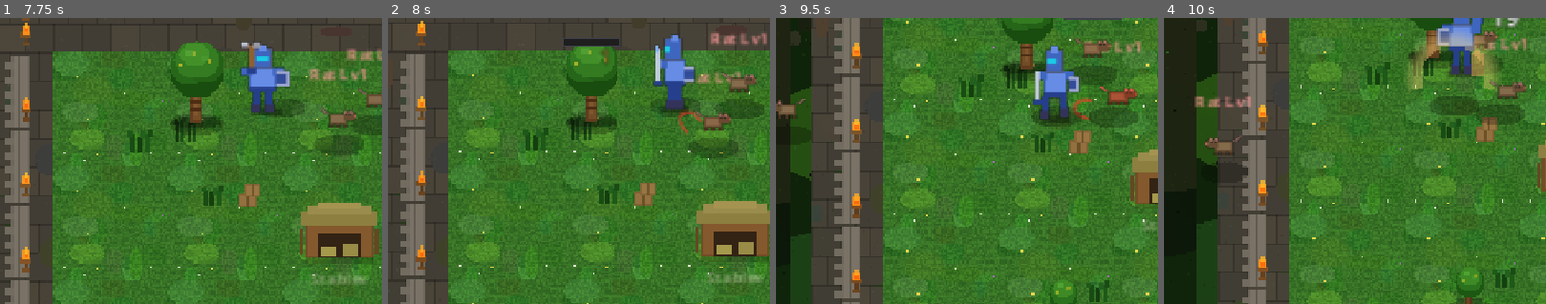
Above: before the commit, frames 1-4 (left to right).
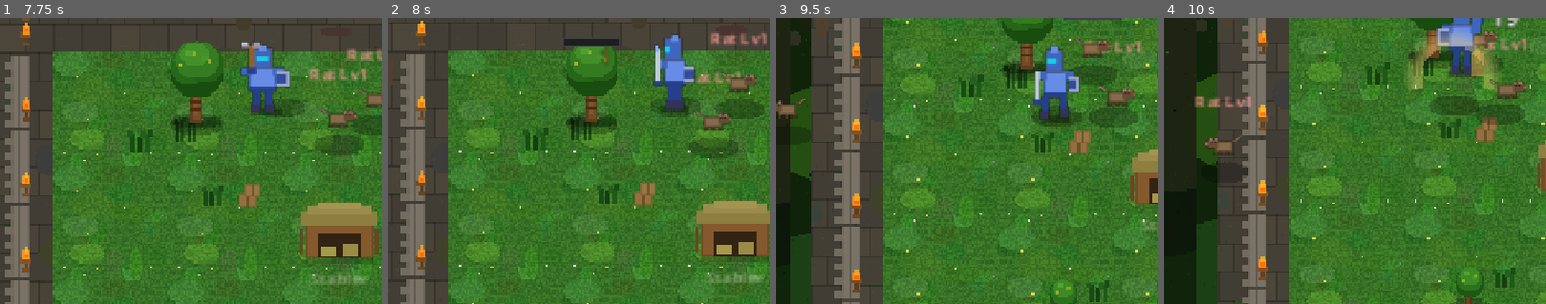
Above: after the commit, the same moments.

Repository: slxny/legends-open-rpg
Game: Godot game, scene res://scenes/main.tscn
Two runs of this game, one before a commit and one after it. Both use one fixed random seed, a clock stepped at 60 frames per second and the inputs below.
Inputs (mouse positions are % of the whole screen's width and height, from its top left):
- Up to frame 1 (7.75 s): tap Enter at 0.5 s; move the mouse to (72, 45) at 0.52 s; hold D (move_right) 0.53-1.25 s; hold Space (attack) 0.53-1.25 s; click (72, 45) at 0.67 s; drag from (30, 55) to (45, 70) at 1.27 s; move the mouse to (7, 93) at 2.02 s; hold D (move_right) 2.03-2.75 s; hold Space (attack) 2.03-2.75 s; tap E (ability_2) at 2.1 s; click (7, 93) at 2.17 s; drag from (45, 70) to (93, 21) at 2.77 s; move the mouse to (80, 65) at 3.52 s; hold A (move_left) 3.53-4.25 s; hold Space (attack) 3.53-4.25 s; tap Shift (dodge) at 3.6 s; drag from (20, 35) to (89, 94) at 4.27 s; move the mouse to (55, 50) at 5.02 s; hold S (move_down) 5.03-5.75 s; hold Space (attack) 5.03-5.75 s; tap 1 at 5.1 s; click (55, 50) at 5.17 s; drag from (1, 65) to (50, 56) at 5.77 s; drag from (10, 44) to (60, 28) at 6.52 s; drag from (29, 96) to (75, 88) at 7.27 s
- Up to frame 2 (8 s): no input
- Up to frame 3 (9.5 s): move the mouse to (58, 50) at 8.02 s; hold S (move_down) 8.03-8.75 s; hold Q (ability_1) 8.03-8.75 s; click (58, 50) at 8.17 s; tap Space (attack) at 8.3 s; drag from (2, 49) to (50, 50) at 8.77 s
- Up to frame 4 (10 s): move the mouse to (80, 65) at 9.52 s; hold W (move_up) from 9.53 s (still down); hold Space (attack) from 9.53 s (still down); click (80, 65) at 9.67 s
The pictures show only the part of the screen within x 12-62%, y 35-85%; the shares and areas given below are measured in that part.

Frame 1 is identical in both runs. In frame 2, 0.2% of the frame differs, in the area x 75-83%, y 32-41%; in frame 3, 0.5%, in the area x 77-95%, y 24-36%; in frame 4, 0.1%.

Commit message:
v0.86.2: Combat overhaul — Phase 3.1/3.3 AttackCoordinator + telegraph polish + per-enemy variety
ATTACK COORDINATOR (3.3) — global danger budget caps simultaneous
attackers at 5 tokens. A pack of 8 enemies applies real pressure
WITHOUT all swinging at once — most circle/threaten while 2-3 wind up.

Token costs:
  LIGHT (rat/skeleton/goblin/dungeon_bat)        = 1
  MEDIUM (bandit/wolf/spider/ghoul/cave_snake)   = 2
  HEAVY (troll/ogre/ancient_golem/crypt_knight)  = 3
  ELITE (dragon_whelp/infernal/lich)             = 3
  MINI-BOSS                                      = 4

PER-ENEMY ATTACK VARIETY (3.1) — wind-up time encodes identity:
  rat: 0.18s (jab) — fast and frequent
  skeleton/goblin: 0.32s
  bandit/wolf/spider: 0.40s
  dark_mage/lich/wraith: 0.50s
  troll/ogre/golem: 0.65s (big slow telegraph)
  dragon/infernal: 0.55s
  mini-boss: 0.75s
Heavies also lean back 8px (vs 4) and squash 1.25/0.78 (vs 1.18/0.85).

TELEGRAPH SEVERITY COLOR (3.1):
  yellow      — light enemies, glance-readable
  orange      — medium enemies, be careful
  deep red    — heavy enemies, big incoming
  magenta     — mini-bosses, boss-tier visual
Telegraph bar thickness scales with cost (0.30 + 0.10 * cost) so heavy
attacks LOOK wide on the ground.

- enemy.gd:
  static var _attack_tokens_used + _ATTACK_TOKEN_BUDGET (no autoload).
  _try_reserve_attack_token / _release_attack_token static helpers.
  _get_windup_sec / _get_token_cost / _get_telegraph_severity_color
  return per-sprite_type values.
  _process_attack consults coordinator before _begin_attack_windup;
  on denial, defers half a cooldown (enemy circles instead of frozen).
  Token released on: attack complete, stagger (_on_stagger_requested),
  death (_die). No leaks.

Headless: smoke all PASS, parse clean. Grep guard CLEAN.

Co-Authored-By: Claude Opus 4.7 (1M context) <noreply@anthropic.com>

Diff:
--- a/scenes/enemies/enemy.gd
+++ b/scenes/enemies/enemy.gd
@@ -112,10 +112,34 @@
 # has fired for the current attack cycle. The actual damage still applies
 # when _attack_timer hits 0; this just adds a visible anticipation phase
 # so the player can read incoming attacks and dodge / counter.
-const _WINDUP_SEC: float = 0.35
+const _WINDUP_BASE_SEC: float = 0.35  # default; per-sprite override
 var _windup_started: bool = false
 var _windup_tween: Tween = null
 var _telegraph_arc: Sprite2D = null
+var _reserved_token_cost: int = 0  # 0 = not holding a token
+
+# Phase 3.3 — global ATTACK COORDINATOR (danger budget).
+# Limits how many enemies can be in attack wind-up at any time so groups
+# apply pressure without all swinging at once. Static so all enemies
+# share state without a new autoload.
+# Token costs per enemy tier:
+#   LIGHT (rat, skeleton, goblin)         — 1
+#   MEDIUM (bandit, wolf, spider)         — 2
+#   HEAVY (troll, ogre, ancient_golem)    — 3
+#   ELITE / mini_boss                     — 4
+# Default budget: 5 tokens shared globally → roughly 2 light + 1 heavy or
+# 2 medium + 1 light simultaneous attackers. Tunable.
+static var _attack_tokens_used: int = 0
+const _ATTACK_TOKEN_BUDGET: int = 5
+
+static func _try_reserve_attack_token(cost: int) -> bool:
+	if _attack_tokens_used + cost > _ATTACK_TOKEN_BUDGET:
+		return false
+	_attack_tokens_used += cost
+	return true
+
+static func _release_attack_token(cost: int) -> void:
+	_attack_tokens_used = max(0, _attack_tokens_used - cost)
 # Phase 1B.6b — visual hit-reaction component. Created in _ready, profile
 # selected from enemy tier (mini_boss / heavy sprites → tougher reaction
 # tier). Knockback/stagger emissions are intentionally NOT connected this
@@ -696,14 +720,26 @@
 	move_and_slide()
 
 	_attack_timer -= delta
-	# Phase 3.0a — telegraph wind-up. As the attack timer drops past
-	# _WINDUP_SEC, fire the anticipation visual so the player can read it.
-	if not _windup_started and _attack_timer <= _WINDUP_SEC and _attack_timer > 0.0:
-		_windup_started = true
-		_begin_attack_windup()
+	# Phase 3.0a — telegraph wind-up. As the attack timer drops past the
+	# enemy's wind-up threshold, request a danger token from the global
+	# coordinator. If granted, fire the anticipation visual; if denied,
+	# keep ticking (we'll try again at the next wind-up boundary).
+	var windup_sec: float = _get_windup_sec()
+	if not _windup_started and _attack_timer <= windup_sec and _attack_timer > 0.0:
+		var token_cost: int = _get_token_cost()
+		if _try_reserve_attack_token(token_cost):
+			_reserved_token_cost = token_cost
+			_windup_started = true
+			_begin_attack_windup()
+		else:
+			# No budget — defer this attack by half a cooldown so the
+			# enemy circles / postures instead of clogging the queue.
+			_attack_timer = attack_cooldown * 0.5
 	if _attack_timer <= 0:
 		_attack_timer = attack_cooldown
 		_windup_started = false
+		_release_attack_token(_reserved_token_cost)
+		_reserved_token_cost = 0
 		_end_attack_windup()
 		# Only deal damage if still close enough to actually hit
 		var hit_range_sq = stats.attack_range * stats.attack_range * 2.25  # 1.5x range
@@ -814,6 +850,13 @@
 	collision_layer = 0
 	collision_mask = 0
 	input_pickable = false
+	# Phase 3.3 — release any held coordinator token so the budget frees
+	# up immediately when this attacker dies mid-windup.
+	if _reserved_token_cost > 0:
+		_release_attack_token(_reserved_token_cost)
+		_reserved_token_cost = 0
+		_windup_started = false
+		_cancel_attack_windup()
 	if sprite:
 		sprite.material = null
 	var death_sfx = "death_" + sprite_type
@@ -3350,17 +3393,77 @@
 	if current_state == State.ATTACK:
 		_attack_timer = attack_cooldown * 0.5
 	# Phase 3.0a — cancel any in-flight attack wind-up so a staggered
-	# enemy doesn't keep their telegraph mid-air.
+	# enemy doesn't keep their telegraph mid-air. Phase 3.3 — release
+	# the coordinator token so other enemies get to attack.
 	if _windup_started:
 		_windup_started = false
+		_release_attack_token(_reserved_token_cost)
+		_reserved_token_cost = 0
 		_cancel_attack_windup()
 	if HitStopController != null and duration_ms > 0:
 		HitStopController.freeze_target(self, duration_ms, 1)  # VICTIM
 
 
+# Phase 3.0a/3.1 — per-enemy wind-up duration. Rats jab fast; trolls
+# telegraph a long heavy. Encodes enemy identity at attack time without
+# needing a separate Resource per type.
+func _get_windup_sec() -> float:
+	if is_mini_boss:
+		return 0.75
+	match sprite_type:
+		"rat":
+			return 0.18
+		"skeleton", "goblin":
+			return 0.32
+		"bandit", "wolf", "spider", "ghoul":
+			return 0.40
+		"dark_mage", "shadow_wraith", "lich", "vampire_bat":
+			return 0.50
+		"troll", "ogre", "ancient_golem", "crypt_knight", "demon_knight":
+			return 0.65
+		"dragon_whelp", "infernal":
+			return 0.55
+		_:
+			return _WINDUP_BASE_SEC
+
+
+# Phase 3.3 — coordinator token cost by enemy tier.
+func _get_token_cost() -> int:
+	if is_mini_boss:
+		return 4
+	match sprite_type:
+		"rat", "skeleton", "goblin", "dungeon_bat":
+			return 1
+		"bandit", "wolf", "spider", "ghoul", "cave_snake":
+			return 2
+		"troll", "ogre", "ancient_golem", "crypt_knight", "demon_knight":
+			return 3
+		"dragon_whelp", "infernal", "lich":
+			return 3
+		_:
+			return 2
+
+
+# Phase 3.1 — telegraph severity. Yellow for light, orange for medium,
+# red for heavy / mini-boss. Lets the player visually triage incoming
+# attacks in a busy fight.
+func _get_telegraph_severity_color() -> Color:
+	if is_mini_boss:
+		return Color(1.7, 0.15, 0.55, 0.5)  # magenta — boss-tier
+	match sprite_type:
+		"rat", "skeleton", "goblin", "dungeon_bat":
+			return Color(1.6, 1.4, 0.3, 0.45)  # yellow — light
+		"bandit", "wolf", "spider", "ghoul", "cave_snake":
+			return Color(1.6, 0.8, 0.2, 0.5)   # orange — medium
+		"troll", "ogre", "ancient_golem", "crypt_knight", "demon_knight":
+			return Color(1.7, 0.25, 0.2, 0.55) # deep red — heavy
+		_:
+			return Color(1.5, 0.5, 0.3, 0.5)
+
+
 # Phase 3.0a — enemy attack telegraph.
 # Anticipation: sprite squashes + tilts back, red modulate tint, brief
-# floor arc towards the target. Lasts roughly _WINDUP_SEC before damage
+# floor arc towards the target. Lasts roughly windup_sec before damage
 # resolves. Skilled players can dodge / interrupt during this window.
 func _begin_attack_windup() -> void:
 	if _is_dead or not is_instance_valid(sprite):
@@ -3368,15 +3471,25 @@
 	# Kill any leftover wind-up tween.
 	if _windup_tween != null and _windup_tween.is_valid():
 		_windup_tween.kill()
-	# Wind-up pose: lean back + warning red tint + squash.
+	var windup: float = _get_windup_sec()
+	# Wind-up pose: lean back + warning tint + squash. Heavier enemies
+	# lean back further as part of their identity.
+	var lean_dist: float = 4.0
+	var squash := Vector2(1.18, 0.85)
+	if _get_token_cost() >= 3:
+		lean_dist = 8.0
+		squash = Vector2(1.25, 0.78)
 	var back_dir: Vector2 = Vector2.RIGHT
 	if is_instance_valid(target):
 		back_dir = (global_position - target.global_position).normalized()
+	var tint: Color = _get_telegraph_severity_color()
+	# Sprite modulate uses the severity color tinted toward white.
+	var sprite_tint := Color(min(2.5, tint.r * 1.0), tint.g * 0.7 + 0.2, tint.b * 0.7 + 0.2, 1.0)
 	_windup_tween = sprite.create_tween().set_parallel(true)
-	_windup_tween.tween_property(sprite, "scale", Vector2(1.18, 0.85), _WINDUP_SEC * 0.75)
-	_windup_tween.tween_property(sprite, "modulate", Color(1.6, 0.55, 0.4), _WINDUP_SEC * 0.6)
-	_windup_tween.tween_property(sprite, "position", back_dir * 4.0, _WINDUP_SEC * 0.8)
-	# Floor arc telegraph (red) pointing toward target.
+	_windup_tween.tween_property(sprite, "scale", squash, windup * 0.75)
+	_windup_tween.tween_property(sprite, "modulate", sprite_tint, windup * 0.6)
+	_windup_tween.tween_property(sprite, "position", back_dir * lean_dist, windup * 0.8)
+	# Floor arc telegraph pointing toward target, colored by severity.
 	if is_instance_valid(target):
 		_spawn_telegraph_arc(target.global_position)
 
@@ -3421,13 +3534,18 @@
 		return
 	_telegraph_arc.global_position = global_position + to_t.normalized() * (to_t.length() * 0.55)
 	_telegraph_arc.rotation = to_t.angle()
-	# Thin red bar that grows over the wind-up.
-	_telegraph_arc.scale = Vector2(to_t.length() / 70.0, 0.30)
-	_telegraph_arc.modulate = Color(1.5, 0.2, 0.2, 0.5)
+	# Bar thickness scales with token cost (= danger). Heavy attacks look
+	# WIDE and stay on screen longer.
+	var thickness: float = 0.30 + 0.10 * float(_get_token_cost())
+	_telegraph_arc.scale = Vector2(to_t.length() / 70.0, thickness)
+	var sev: Color = _get_telegraph_severity_color()
+	_telegraph_arc.modulate = sev
 	_telegraph_arc.z_index = -1  # on the ground beneath sprites
 	_get_world_node().add_child(_telegraph_arc)
 	var t := _telegraph_arc.create_tween()
-	t.tween_property(_telegraph_arc, "modulate:a", 0.9, _WINDUP_SEC * 0.7).set_trans(Tween.TRANS_QUAD).set_ease(Tween.EASE_IN)
+	# Telegraph alpha ramps to peak just before the strike lands.
+	var windup: float = _get_windup_sec()
+	t.tween_property(_telegraph_arc, "modulate:a", sev.a + 0.4, windup * 0.7).set_trans(Tween.TRANS_QUAD).set_ease(Tween.EASE_IN)
 
 
 func _clear_telegraph_arc() -> void:
--- a/scenes/ui/changelog_dialog.gd
+++ b/scenes/ui/changelog_dialog.gd
@@ -9,9 +9,21 @@
 var _is_visible: bool = false
 var _is_mobile: bool = false
 
-const GAME_VERSION := "v0.86.1"
+const GAME_VERSION := "v0.86.2"
 
 const CHANGELOG: Array[Dictionary] = [
+	{
+		"version": "v0.86.2",
+		"title": "Combat overhaul — Phase 3.1/3.3 telegraph polish + AttackCoordinator danger budget + per-enemy variety",
+		"date": "2026-06-15",
+		"entries": [
+			"ATTACK COORDINATOR. The global danger budget caps simultaneous attackers at 5 tokens. Light enemies (rat/skeleton/goblin) cost 1; medium (bandit/wolf/spider) cost 2; heavy (troll/ogre) cost 3; mini-bosses cost 4. A pack of 8 enemies can now apply real pressure WITHOUT all swinging at you at once — most circle and threaten while 2-3 wind up.",
+			"PER-ENEMY ATTACK VARIETY. Wind-up time now encodes enemy identity: rat 0.18s (jab), skeleton/goblin 0.32s, bandit/wolf 0.40s, dark_mage/lich 0.50s, troll/ogre 0.65s (huge telegraph), mini-boss 0.75s. Heavies also lean back further (lean_dist 8 vs 4) and squash more dramatically (1.25 × 0.78 vs 1.18 × 0.85).",
+			"TELEGRAPH SEVERITY COLOR. Yellow for light enemies (you'll react fine), orange for medium (be careful), deep red for heavy (the BIG one), magenta for mini-bosses (boss-tier visual). Telegraph bar thickness also scales with cost so heavy attacks LOOK wide on the ground. Glance-readable in a busy fight.",
+			"Tokens release on: attack complete, stagger (heavy hit interrupt), enemy death mid-windup. Nothing leaks. If denied a token, the enemy defers half a cooldown and tries again — keeps them mobile instead of frozen.",
+			"Internal: static var _attack_tokens_used on Enemy class (shared state, no autoload). _try_reserve_attack_token / _release_attack_token. _get_windup_sec / _get_token_cost / _get_telegraph_severity_color return per-sprite_type values. _process_attack consults the coordinator before _begin_attack_windup.",
+		]
+	},
 	{
 		"version": "v0.86.1",
 		"title": "Combat overhaul — perfect-dodge COUNTER WINDOW + universal mega-explode",
